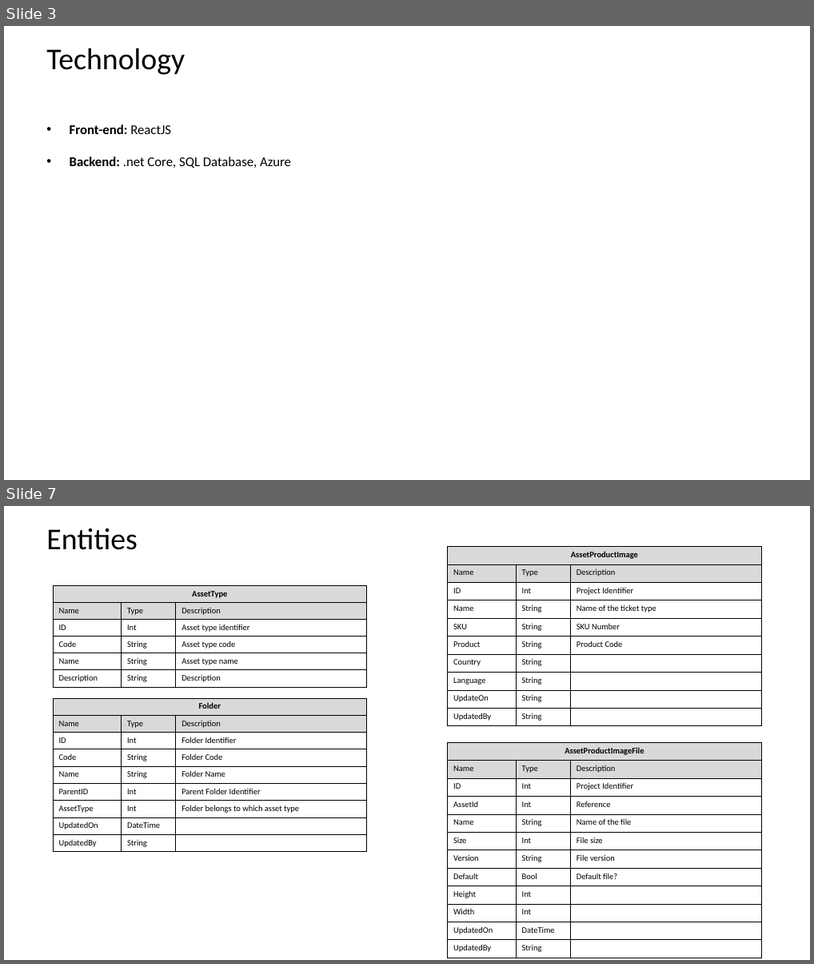
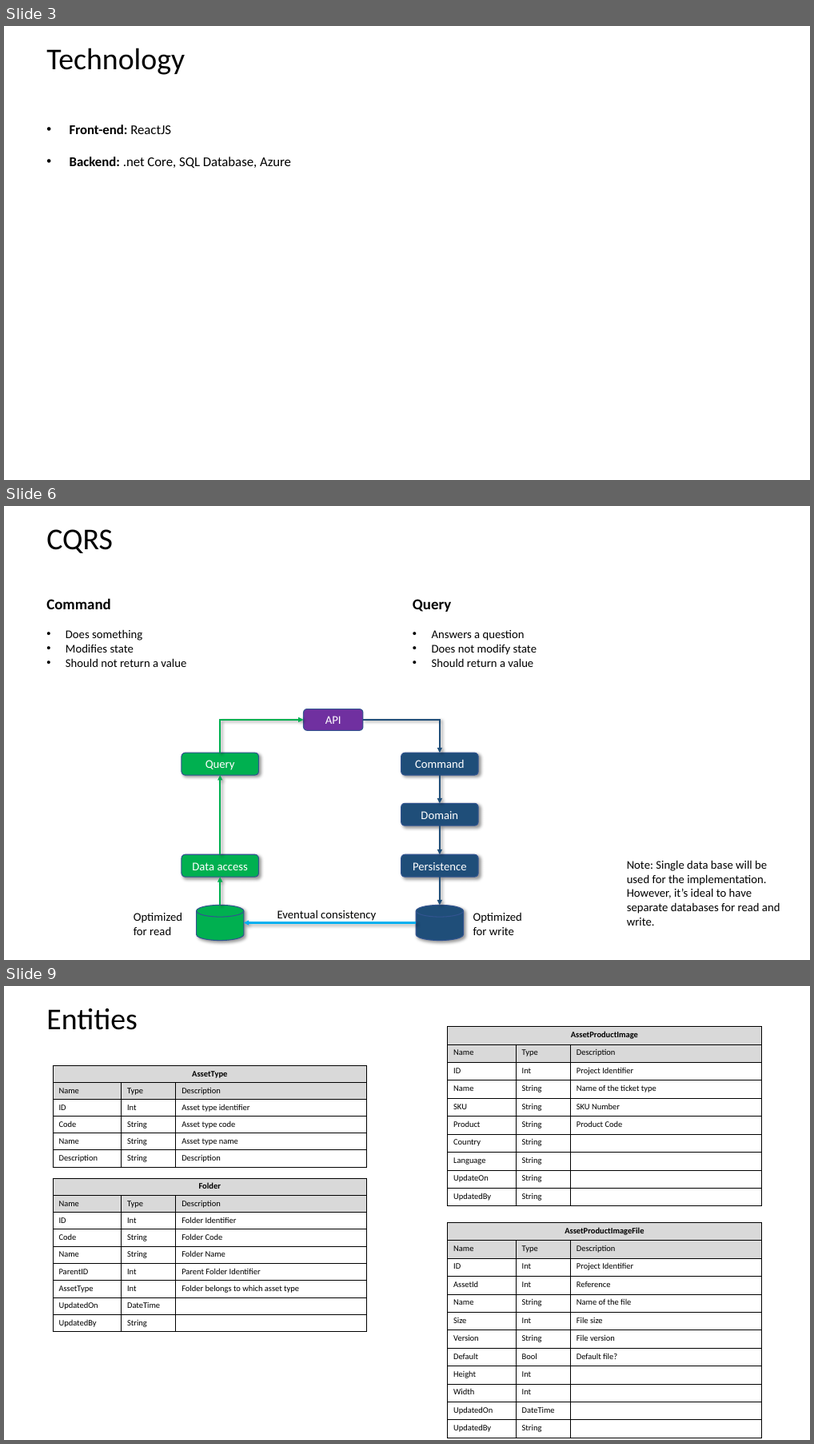
Before and after one commit to sundarkurs/DigitalAssets, a slide deck: Design/Digital Asset - Design.pptx. Shown one above the other, each under a label of ours: slides 3 and 7 before the commit, slides 3, 6 and 9 after it; the slides between them are not shown. The pictures are 814x964 and 814x1444 pixels, drawn with LibreOffice and Linux fonts; fonts in the diff are those of the drawing. Boxes give left, top, right and bottom in pixels: in the first picture for what was removed or moved away, otherwise in the second. Text is boxed around its words. In the diff, an @@ line names an element or a change of style, - is before the commit and + after.

```diff
--- a/Design/Digital Asset - Design.pptx
+++ b/Design/Digital Asset - Design.pptx
@@ slide 6 added at (4, 506, 810, 960), background #FFFFFF @@
@@ text added at (46, 529, 113, 553), 36 pt, text #000000 @@
+CQRS
@@ text added at (46, 598, 186, 667), 14 pt, text #000000 @@
+Command
+• Does something
+• Modifies state
+• Should not return a value
@@ text added at (413, 599, 537, 667), 14 pt, text #000000 @@
+Query
+• Answers a question
+• Does not modify state
+• Should return a value
@@ elbow arrow added from (220, 753) to (303, 720), #00B050 2 pt @@
@@ rounded rectangle added at (303, 708, 362, 730), fill #7030A0, outline #325491 1 pt, 14 pt, text #FFFFFF @@
+API
@@ elbow arrow added from (363, 720) to (440, 753), #1F4E79 2 pt @@
@@ rounded rectangle added at (182, 753, 259, 776), fill #00B050, outline #325491 1 pt, 14 pt, text #FFFFFF @@
+Query
@@ rounded rectangle added at (402, 753, 479, 776), fill #1F4E79, outline #325491 1 pt, 14 pt, text #FFFFFF @@
+Command
@@ arrow added from (220, 855) to (220, 776), #00B050 2 pt @@
@@ arrow added from (440, 776) to (440, 803), #1F4E79 2 pt @@
@@ rounded rectangle added at (402, 803, 479, 825), fill #1F4E79, outline #325491 1 pt, 14 pt, text #FFFFFF @@
+Domain
@@ arrow added from (440, 825) to (440, 855), #1F4E79 2 pt @@
@@ rounded rectangle added at (182, 855, 259, 877), fill #00B050, outline #325491 1 pt, 14 pt, text #FFFFFF @@
+Data access
@@ rounded rectangle added at (402, 855, 479, 877), fill #1F4E79, outline #325491 1 pt, 14 pt, text #FFFFFF @@
+Persistence
@@ text added at (627, 860, 781, 925), 14 pt, text #000000 @@
+Note: Single data base will be used for the implementation. However, it’s ideal to have separate databases for read and write.
@@ arrow added from (220, 904) to (220, 877), #00B050 2 pt @@
@@ arrow added from (440, 877) to (440, 904), #1F4E79 2 pt @@
@@ text added at (134, 912, 182, 935), 14 pt, text #000000 @@
+Optimized
+for read
@@ cylinder added at (196, 904, 243, 940), fill #00B050, outline #325491 1 pt @@
@@ text added at (278, 909, 376, 920), 14 pt, text #000000 @@
+Eventual consistency
@@ cylinder added at (417, 904, 464, 940), fill #1F4E79, outline #325491 1 pt @@
@@ text added at (474, 912, 522, 935), 14 pt, text #000000 @@
+Optimized
+for write
@@ arrow added from (417, 922) to (244, 922), #00B0F0 2 pt @@
@@ what was slide 7 is now slide 9 @@
```
Also in this commit, not shown: 3 slides changed, 1 other slide added, 15 other files.
